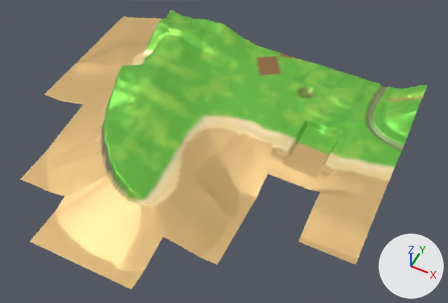
Two versions of the glTF model native/world/r/harbour_coast/terrain.glb, one commit apart.
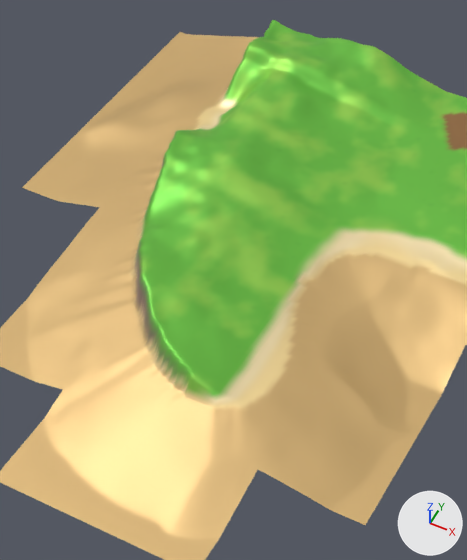
The first picture shows the older version from a 50 mm lens placed at (67.0, -438.0, 379.0), pointed at (-86.0, -132.0, -4.0). The close-ups show the older and then the newer version on the part from 7% to 60% of the width and 0% to 93% of the height of that picture. Only the edits that show in the close-ups are written down. The axes (+X, +Y, +Z) are drawn at lower right. The lights are the same throughout. Where no turn or scale is listed for an object, it has been applied to the vertices. Vertices at exactly the same position are counted once.

In view in the first close-up: 'terrain_1_5', 'terrain_1_6', 'terrain_2_5', 'terrain_2_6'.
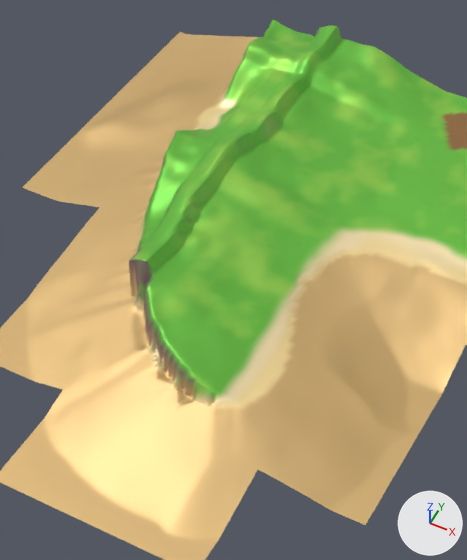
Where the change shows, as pixel boxes [x1, y1, x2, y2] in the close-ups (467 x 560 px; the box of a moved part takes in the faces that stretch with it):
'terrain_1_6', reshaped, recoloured: before [0, 279, 214, 525]; after [0, 281, 214, 525]
part 1 of me_mesh_0, moved or reshaped: before [131, 38, 341, 295]; after [129, 25, 341, 298]
part 2 of me_mesh_0, recoloured: before [131, 37, 344, 299]; after [129, 26, 344, 299]
part 3 of me_mesh_2, moved or reshaped: before [125, 279, 179, 381]; after [125, 295, 179, 381]
part 4 of me_mesh_2, recoloured: [133, 282, 181, 387] in both
part 5 of me_mesh_3, moved or reshaped: [176, 373, 217, 409] in both
part 6 of me_mesh_3, recoloured: [176, 365, 218, 404] in both

Diff of the bpy script that builds the scene:
```diff
--- a/native/world/r/harbour_coast/terrain.glb.py
+++ b/native/world/r/harbour_coast/terrain.glb.py
@@ me_mesh_0 @@
 # used by ob_terrain_1_5; location = (0.0, 0.0, 0.0)
-me_mesh_0.from_pydata(...)  # 7691 vertices, 15000 faces; spans x -270.0..-135.0, y -180.0..0.0, z -14.0..19.0
+me_mesh_0.from_pydata(...)  # 7691 vertices, 15000 faces; spans x -270.0..-135.0, y -180.0..0.0, z -14.0..23.0
+# me_mesh_0 part 1: 883 of 7691 vertices moved; they spanned x -184.0..-166.0, y -180.0..0.0, z 0.0..18.0 and now span x -184.0..-166.0, y -180.0..0.0, z 4.0..23.0; mean shift (0.0, 0.0, 4.0); largest move (-177.0, -176.0, 0.0) -> (-177.0, -176.0, 18.0)
+# me_mesh_0 part 2: 656 faces centred in x -187.0..-164.0, y -180.0..0.0, z -1.0..18.0 are repainted in the vertex colours; the middle colour goes from green #7dca4d to green #81c556
 me_mesh_0.materials.append(mat_material_0)
@@ me_mesh_2 @@
 # used by ob_terrain_1_6; location = (0.0, 0.0, 0.0)
-me_mesh_2.from_pydata(...)  # 2821 vertices, 5400 faces; spans x -225.0..-135.0, y -270.0..-180.0, z -14.0..16.6
+me_mesh_2.from_pydata(...)  # 2821 vertices, 5400 faces; spans x -225.0..-135.0, y -270.0..-180.0, z -14.0..16.3
+# me_mesh_2 part 3: 89 of 2821 vertices moved; they spanned x -172.5..-136.5, y -207.0..-180.0, z -1.8..16.6 and now span x -172.5..-136.5, y -207.0..-180.0, z -2.2..5.4; mean shift (0.0, 0.0, -3.3); largest move (-166.5, -181.5, 15.5) -> (-166.5, -181.5, -0.1)
+# me_mesh_2 part 4: 236 faces centred in x -173.5..-135.5, y -209.5..-180.5, z -0.8..16.1 are repainted in the vertex colours, in many colours
 me_mesh_2.materials.append(mat_material_0)
@@ me_mesh_3 @@
 me_mesh_3.from_pydata(...)  # 2821 vertices, 5400 faces; spans x -135.0..-45.0, y -270.0..-180.0, z -14.0..9.5
 # used by ob_terrain_2_6; location = (0.0, 0.0, 0.0)
+# me_mesh_3 part 5: 16 of 2821 vertices moved; they spanned x -133.5..-118.5, y -216.0..-208.5, z -1.6..2.9 and now span x -133.5..-118.5, y -216.0..-208.5, z -2.2..-1.8; mean shift (0.0, 0.0, -2.3); largest move (-127.5, -210.0, 2.9) -> (-127.5, -210.0, -2.1)
+# me_mesh_3 part 6: 63 faces centred in x -134.5..-117.5, y -212.5..-206.0, z -0.8..7.6 are repainted in the vertex colours, in many colours
 me_mesh_3.materials.append(mat_material_0)
```
